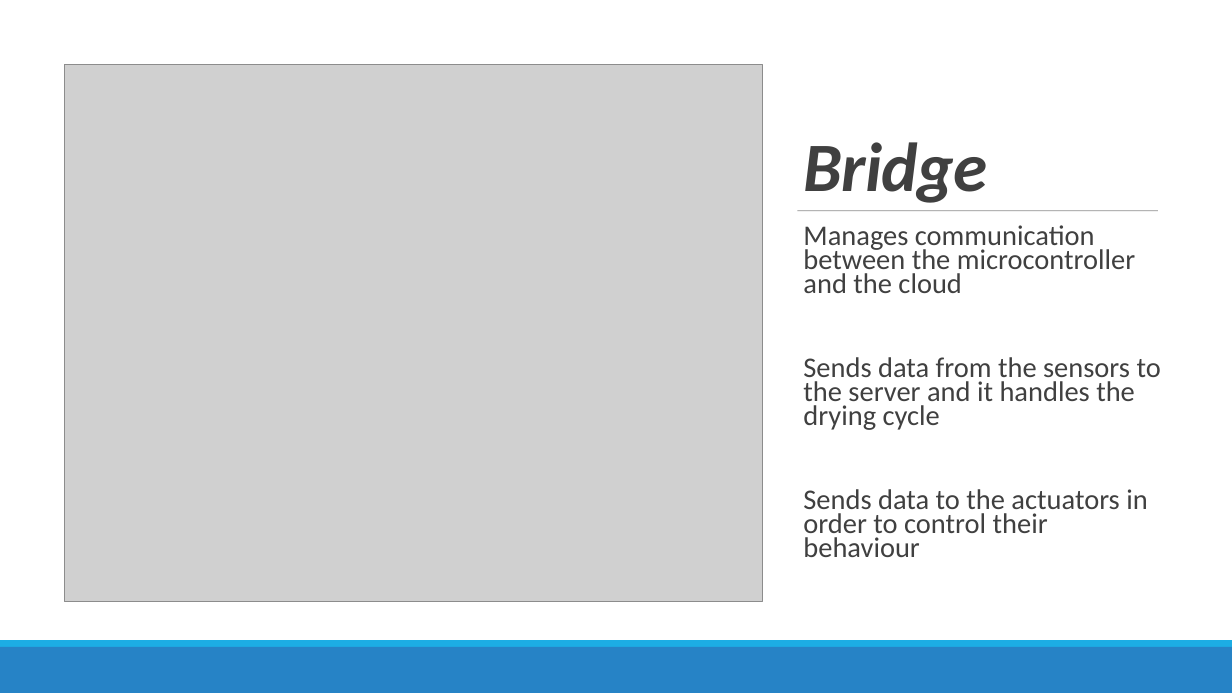
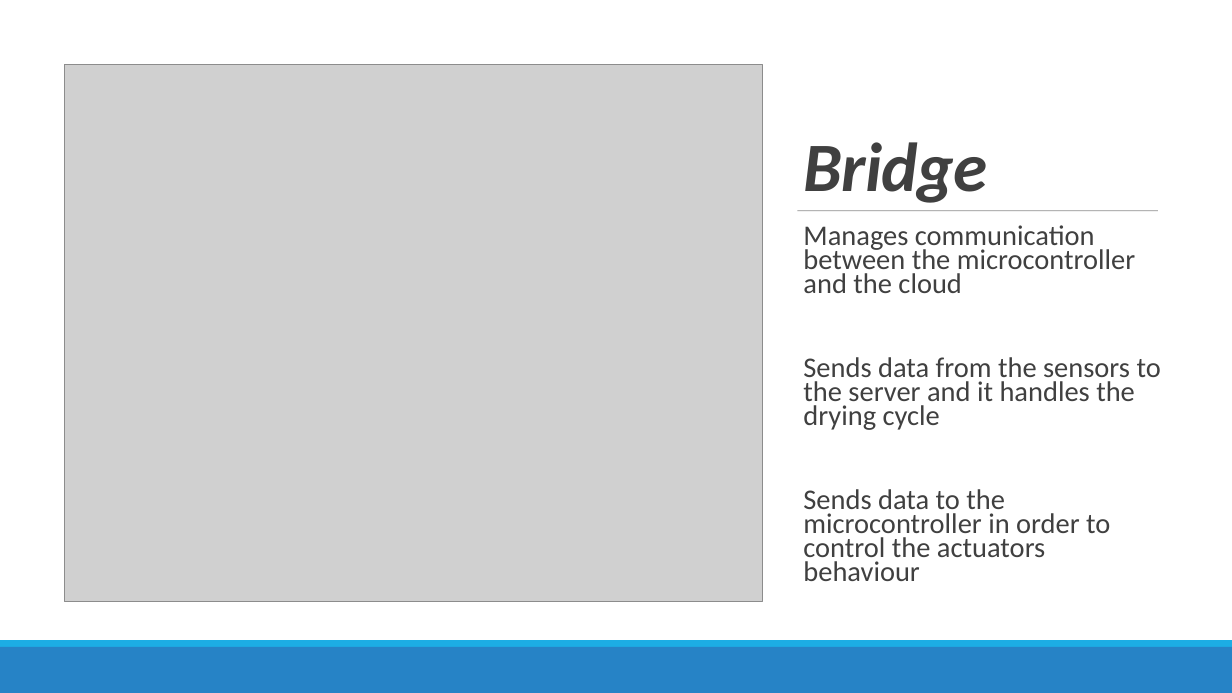
Before and after one commit to sarapeddy/drying-rack-smart, a slide deck: slide 16 of SMART STENDINO.pptx. Drawn at 1232x693 pixels with LibreOffice and Linux fonts; fonts in the diff are those of the drawing; grey boxes stand for pictures. Boxes give left, top, right and bottom in pixels: in the first picture for what was removed or moved away, otherwise in the second. Text is boxed around its words. In the diff, an @@ line names an element or a change of style, - is before the commit and + after.

```diff
--- a/SMART STENDINO.pptx
+++ b/SMART STENDINO.pptx
@@ text at (803,489,1110,581): text changed @@
-  Sends data to the actuators in order to control their behaviour
+  Sends data to the microcontroller in order to control the actuators behaviour
```
